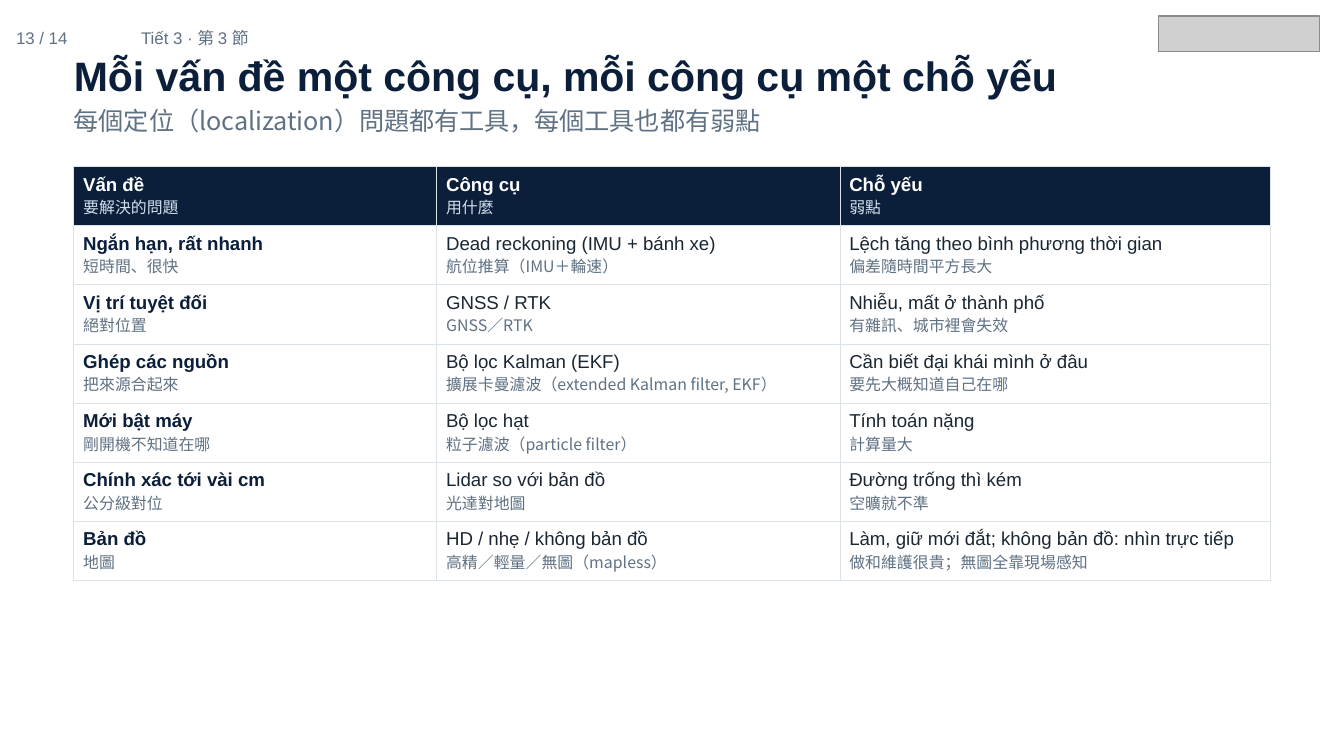
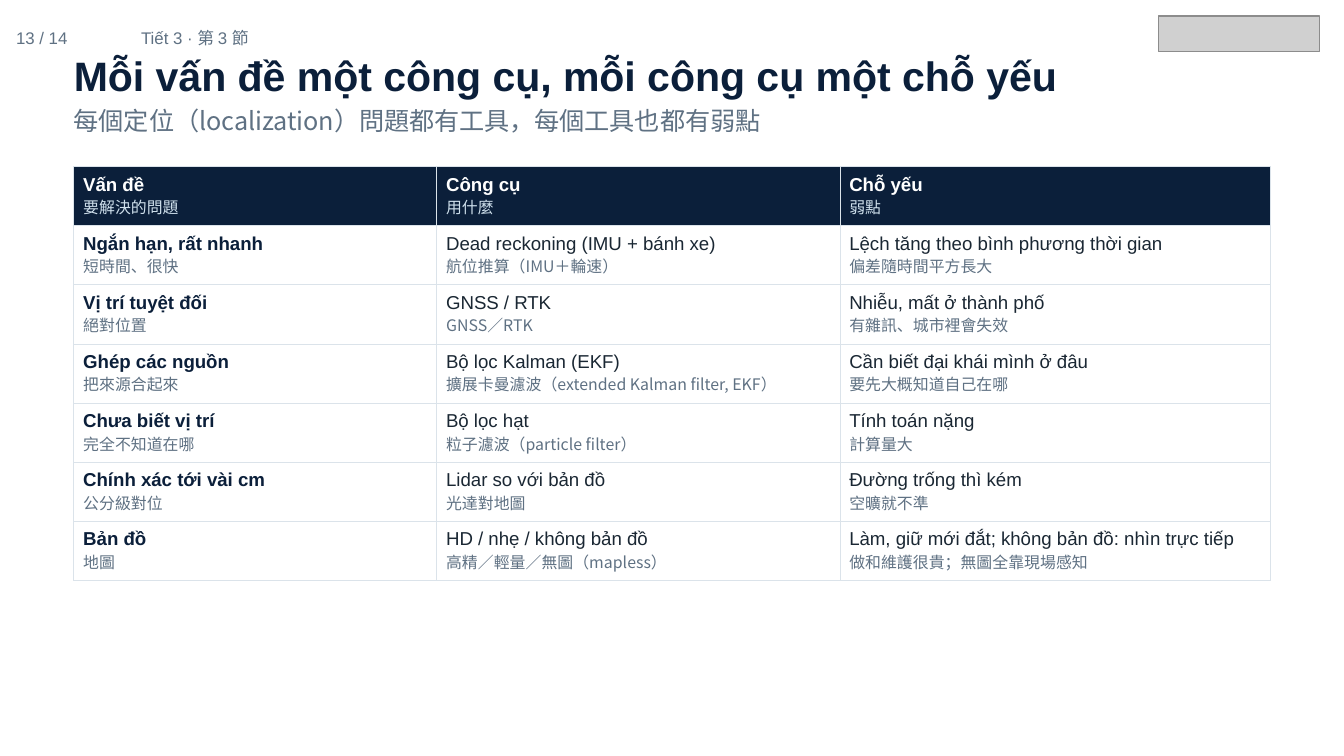
Before and after one commit to ch-neural/MITUST-Principles-of-Self-Driving-Cars, a slide deck: slide 13 of 第十二週(11-26)/第十二週_第3節_簡報.pptx. Drawn at 1344x756 pixels with LibreOffice and Linux fonts; fonts in the diff are those of the drawing; grey boxes stand for pictures. Boxes give left, top, right and bottom in pixels: in the first picture for what was removed or moved away, otherwise in the second. Text is boxed around its words. In the diff, an @@ line names an element or a change of style, - is before the commit and + after.

```diff
--- a/第十二週(11-26)/第十二週_第3節_簡報.pptx
+++ b/第十二週(11-26)/第十二週_第3節_簡報.pptx
@@ table at bbox=[74, 167, 1270, 576] @@
-row 5, column 1: Mới bật máy / 剛開機不知道在哪
+row 5, column 1: Chưa biết vị trí / 完全不知道在哪
```
Also in this commit, not shown: 1 other file.
